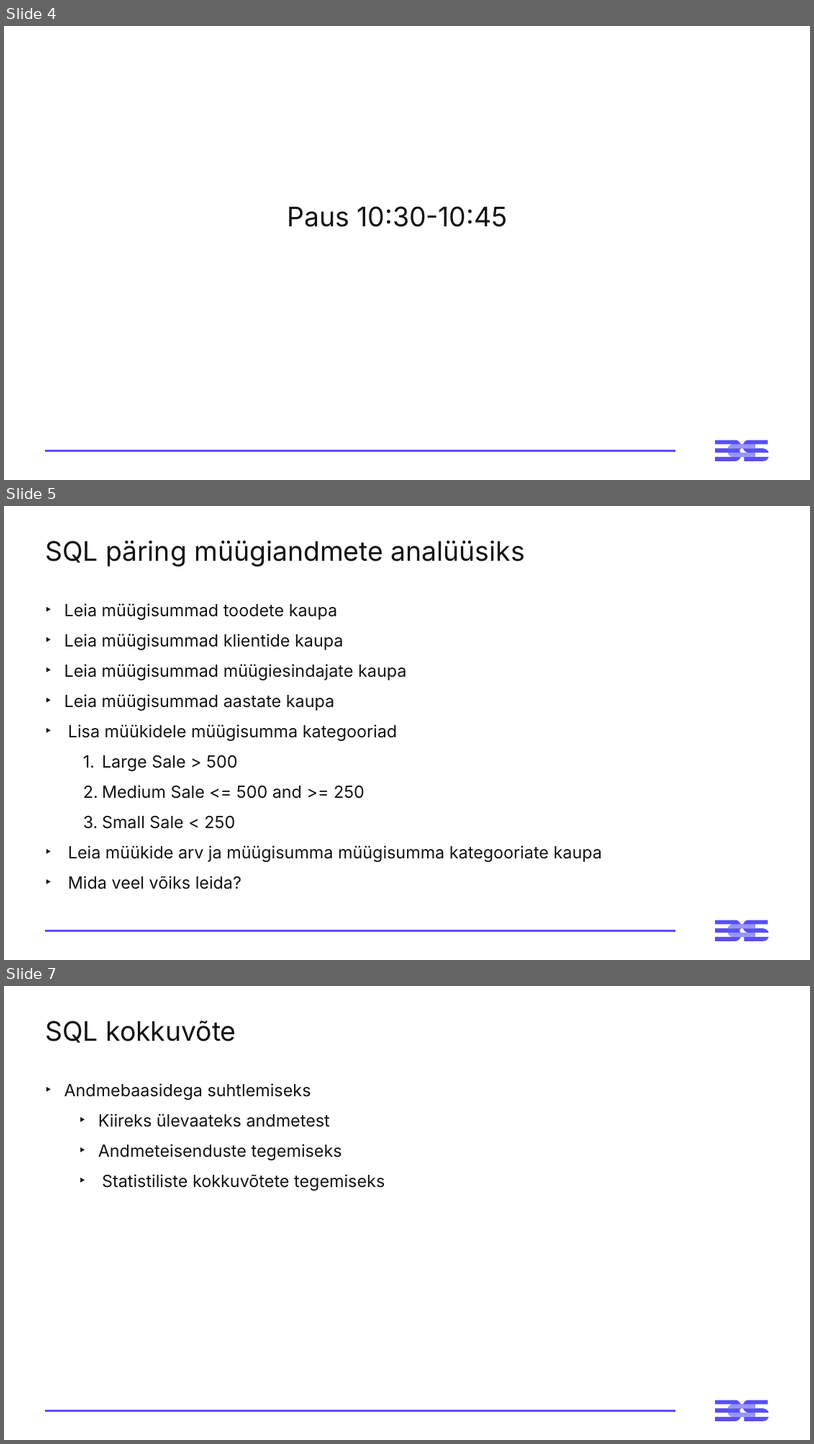
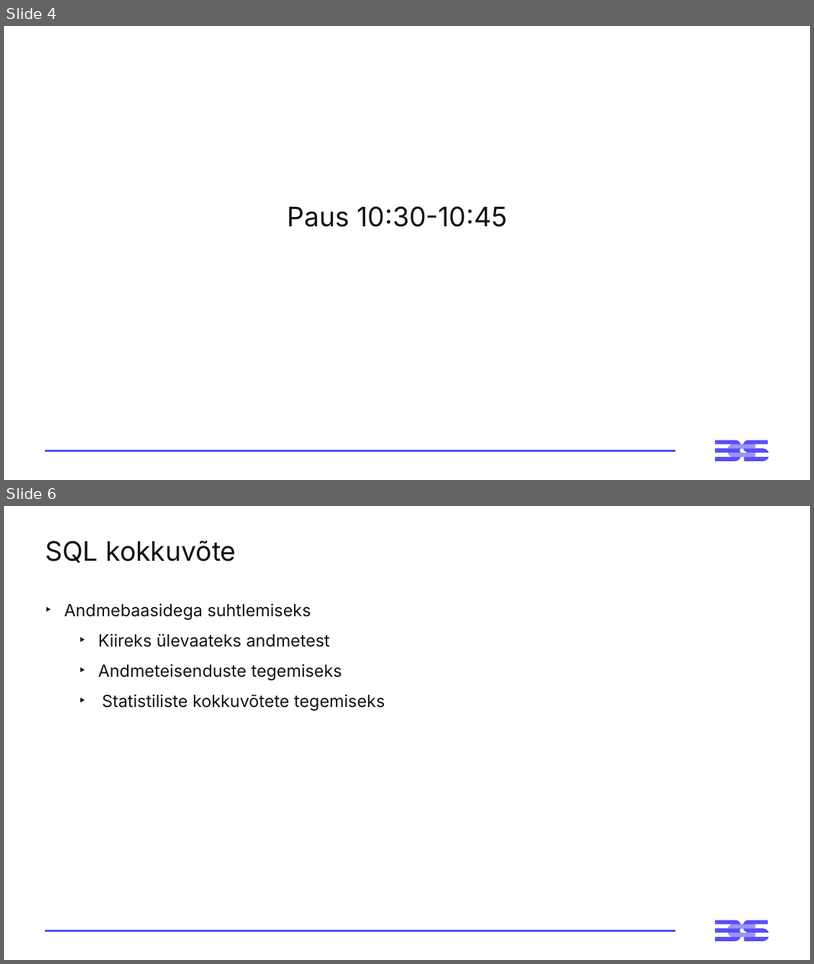
Before and after one commit to virverani/andmetarkus_2026_kevad, a slide deck: Day7/7-paev-andmetarkus-esitlus.pptx. Shown one above the other, each under a label of ours: slides 4, 5 and 7 before the commit, slides 4 and 6 after it; the slides between them are not shown. The pictures are 814x1444 and 814x964 pixels, drawn with LibreOffice and Linux fonts; fonts in the diff are those of the drawing. Boxes give left, top, right and bottom in pixels: in the first picture for what was removed or moved away, otherwise in the second. Text is boxed around its words. In the diff, an @@ line names an element or a change of style, - is before the commit and + after.

```diff
--- a/Day7/7-paev-andmetarkus-esitlus.pptx
+++ b/Day7/7-paev-andmetarkus-esitlus.pptx
@@ slide 5 removed at (4, 506, 810, 960), background #FFFFFF; not listed: 3 template elements that a slide beside it also shows @@
@@ title removed at (45, 541, 525, 566) @@
-SQL päring müügiandmete analüüsiks
@@ text removed at (64, 603, 602, 889) @@
-‣ Leia müügisummad toodete kaupa
-‣ Leia müügisummad klientide kaupa
-‣ Leia müügisummad müügiesindajate kaupa
-‣ Leia müügisummad aastate kaupa
-‣ Lisa müükidele müügisumma kategooriad
-  1. Large Sale > 500
-  2. Medium Sale <= 500 and >= 250
-  3. Small Sale < 250
-‣ Leia müükide arv ja müügisumma müügisumma kategooriate kaupa
-‣ Mida veel võiks leida?
@@ what was slide 7 is now slide 6 @@
```
Also in this commit, not shown: 3 slides changed, 7 other files.
